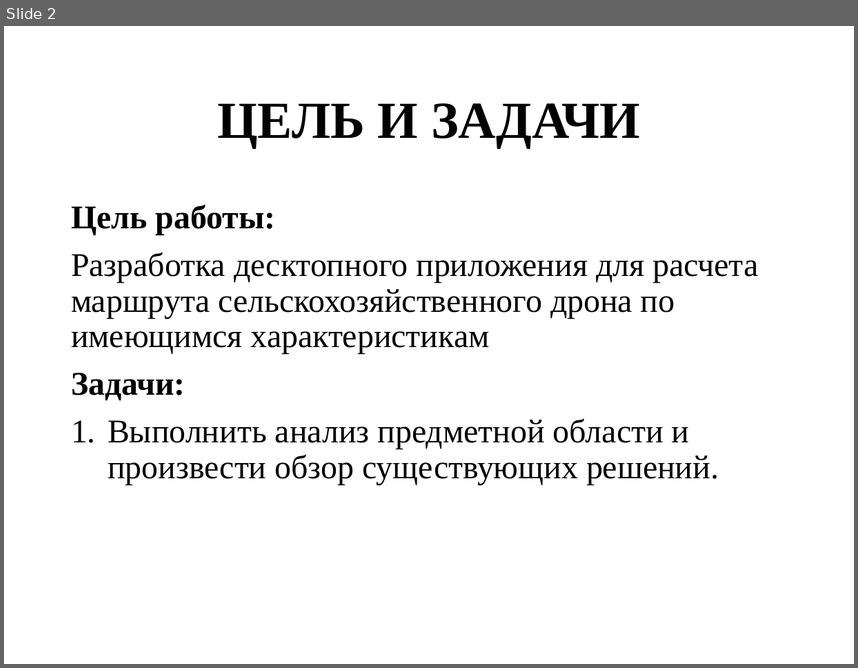
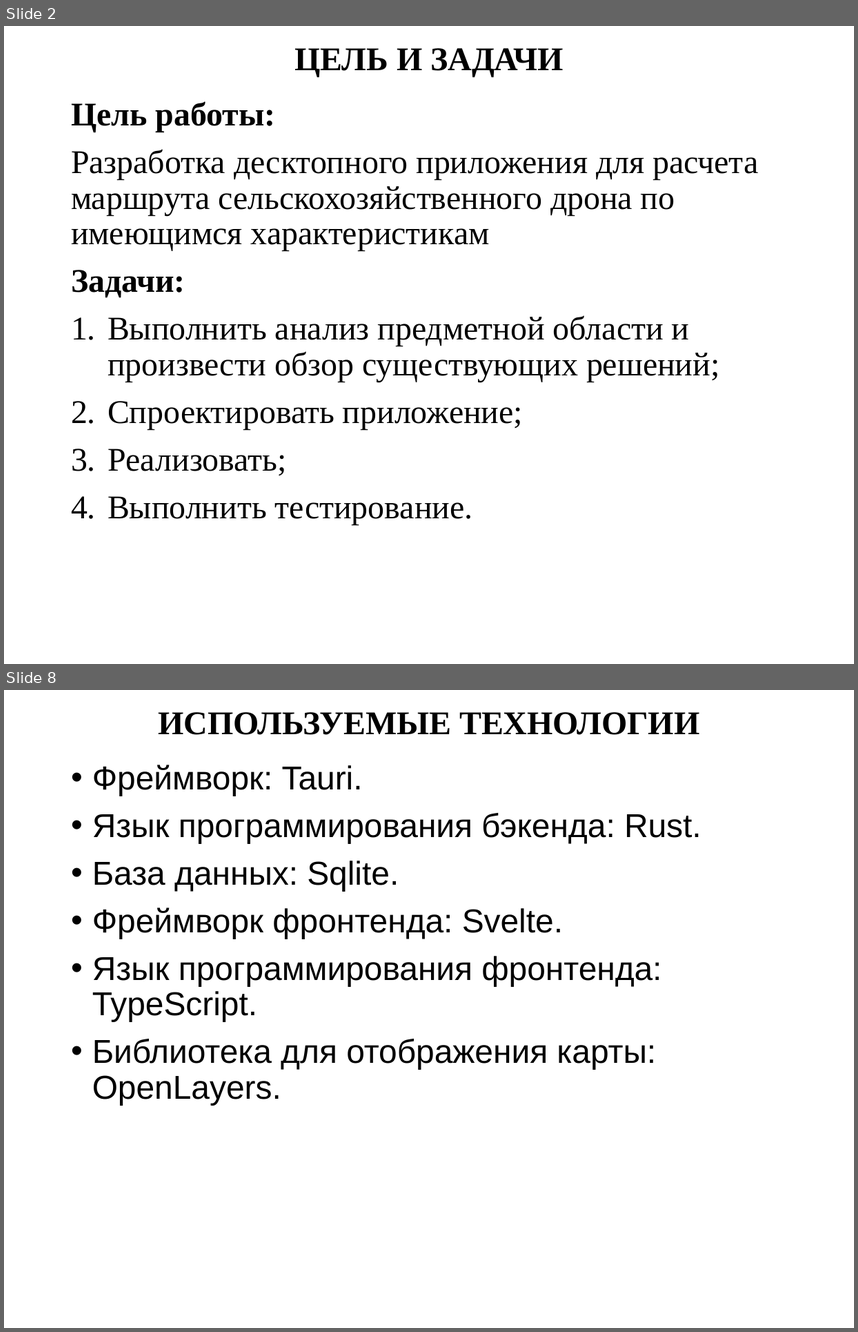
Before and after one commit to evgenkot/uav-route-calculation, a slide deck: doc/Raschupkin_EV_UAV_Route_Planning.pptx. Shown one above the other, each under a label of ours: slide 2 before the commit, slides 2 and 8 after it; the slides between them are not shown. The pictures are 858x668 and 858x1332 pixels, drawn with LibreOffice and Linux fonts; fonts in the diff are those of the drawing. Boxes give left, top, right and bottom in pixels: in the first picture for what was removed or moved away, otherwise in the second. Text is boxed around its words. In the diff, an @@ line names an element or a change of style, - is before the commit and + after.

```diff
--- a/doc/Raschupkin_EV_UAV_Route_Planning.pptx
+++ b/doc/Raschupkin_EV_UAV_Route_Planning.pptx
@@ slide 8 added at (4,690,854,1328), background #FFFFFF @@
@@ title added at (159,712,700,735), 28 pt, text #000000, bold @@
+ИСПОЛЬЗУЕМЫЕ ТЕХНОЛОГИИ
@@ text added at (92,765,702,1105), 28 pt, text #000000 @@
+• Фреймворк: Tauri.
+• Язык программирования бэкенда: Rust.
+• База данных: Sqlite.
+• Фреймворк фронтенда: Svelte.
+• Язык программирования фронтенда: TypeScript.
+• Библиотека для отображения карты: OpenLayers.
@@ slide 2 changed as well @@
@@ title "ЦЕЛЬ И ЗАДАЧИ": place and size @@
-title "ЦЕЛЬ И ЗАДАЧИ" at (217,103,639,148)
+title "ЦЕЛЬ И ЗАДАЧИ" at (294,48,563,76)
@@ title "ЦЕЛЬ И ЗАДАЧИ" at (294,48,563,76): size 44 to 28 pt @@
@@ text "Цель работы:": place and size @@
-text "Цель работы:" at (71,204,758,485)
+text "Цель работы:" at (71,101,758,524)
@@ text at (107,315,720,524): text changed @@
-1. Выполнить анализ предметной области и произвести обзор существующих решений.
+1. Выполнить анализ предметной области и произвести обзор существующих решений;
+2. Спроектировать приложение;
+3. Реализовать;
+4. Выполнить тестирование.
```
Also in this commit, not shown: 1 other slide changed, 9 other slides added, 2 slides removed.
